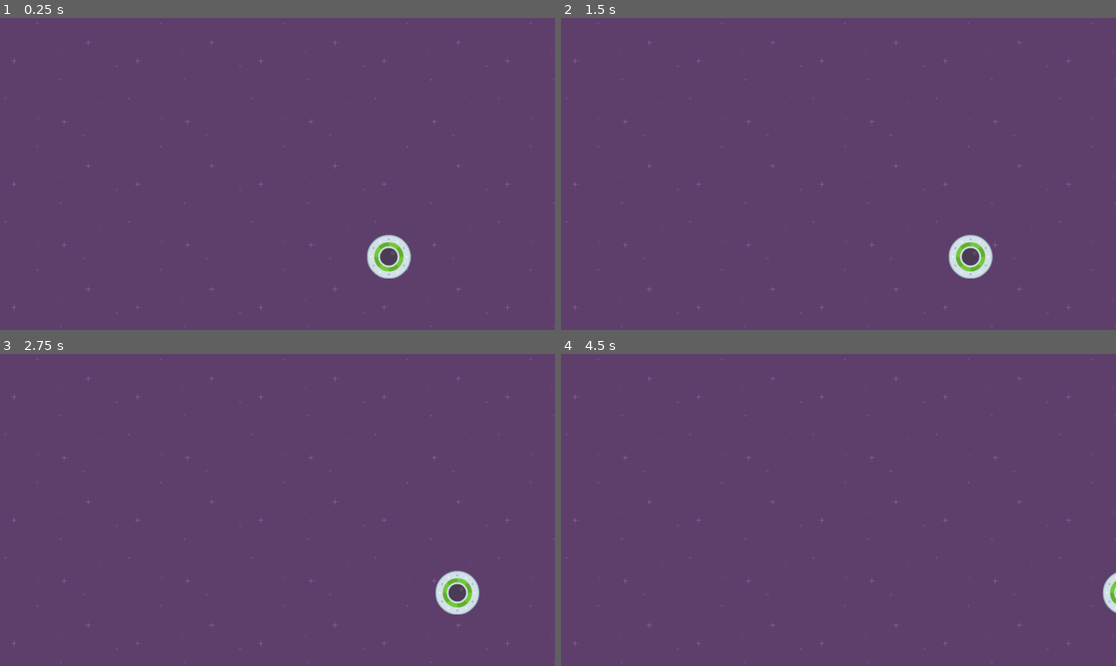
Above: before the commit, frames 1-4 (two rows, left to right).
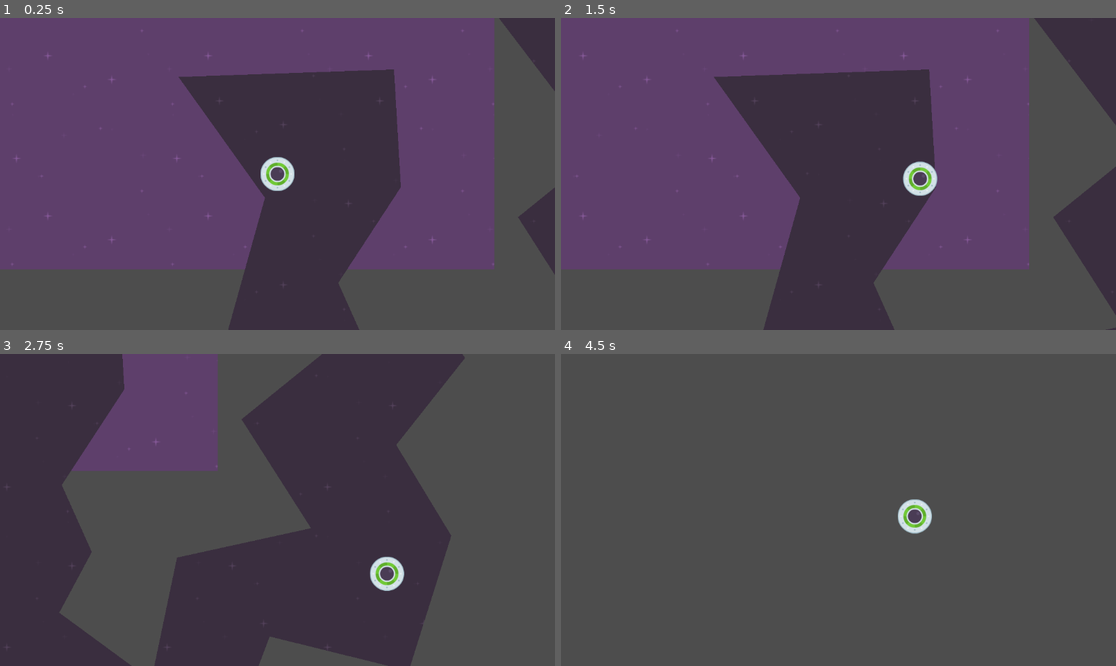
Above: after the commit, the same moments.

Repository: TommyVanAcker/speedy-saucer
Game: Godot game, scene res://level_1.tscn
Two runs of this game, one before a commit and one after it. Both use one fixed random seed, a clock stepped at 60 frames per second and the inputs below.
Inputs:
- Up to frame 1 (0.25 s): no input
- Up to frame 2 (1.5 s): hold Right (move_right, bound only after the commit) 0.53-1.28 s; hold Down (move_down, bound only after the commit) from 1.28 s (still down)
- Up to frame 3 (2.75 s): release Down (move_down, bound only after the commit) at 2.03 s; hold Right (move_right, bound only after the commit) from 2.03 s (still down)
- Up to frame 4 (4.5 s): release Right (move_right, bound only after the commit) at 2.78 s; hold Up (move_up, bound only after the commit) 2.78-3.53 s; hold Left (move_left, bound only after the commit) from 3.53 s (still down)

The runs differ from the first frame. In frame 1, 46% of the frame differs, in the area x 0-100%, y 0-100%; in frame 2, 50%; in frame 3, 92%; in frame 4, 100%.

Commit message:
player input and creating maze

Diff:
--- a/level_1.tscn
+++ b/level_1.tscn
@@ -1,8 +1,9 @@
-[gd_scene load_steps=4 format=3 uid="uid://dg1c57sot3wuh"]
+[gd_scene load_steps=5 format=3 uid="uid://dg1c57sot3wuh"]
 
 [ext_resource type="Texture2D" uid="uid://bix68jg1lap8e" path="res://assets/purple.png" id="1_3hls8"]
 [ext_resource type="Script" uid="uid://culnuh87qksu0" path="res://level.gd" id="1_hn12h"]
 [ext_resource type="PackedScene" uid="uid://264sehgeawem" path="res://player.tscn" id="2_hbghi"]
+[ext_resource type="PackedScene" uid="uid://w0mg5vxgn6py" path="res://maze.tscn" id="4_ihfcg"]
 
 [node name="Level1" type="Node2D"]
 script = ExtResource("1_hn12h")
@@ -16,3 +17,7 @@
 
 [node name="Player" parent="." instance=ExtResource("2_hbghi")]
 position = Vector2(806, 496)
+
+[node name="maze" parent="." instance=ExtResource("4_ihfcg")]
+z_index = -50
+position = Vector2(786, 584)
--- /dev/null
+++ b/maze.tscn
@@ -0,0 +1,13 @@
+[gd_scene load_steps=2 format=3 uid="uid://w0mg5vxgn6py"]
+
+[ext_resource type="Texture2D" uid="uid://wq77ldnjh5yy" path="res://assets/darkPurple.png" id="1_dj01w"]
+
+[node name="Maze" type="Area2D"]
+
+[node name="CollisionPolygon2D" type="CollisionPolygon2D" parent="."]
+polygon = PackedVector2Array(-138, -243, 0, -50, -65, 183, -128, 281, 73, 435, 334, 633, 449, 328, 671, 383, 739, 167, 651, 22, 761, -117, 592, -362, 819, -458, 577, -622, 176, -650, -189, -521, -32, -367, 263, -508, 502, -460, 334, -389, 535, -125, 404, -19, 515, 155, 301, 202, 260, 398, 113, 290, 165, 193, 117, 86, 217, -67, 206, -255)
+
+[node name="Polygon2D" type="Polygon2D" parent="."]
+texture_repeat = 2
+texture = ExtResource("1_dj01w")
+polygon = PackedVector2Array(-138, -243, 0, -50, -65, 183, -128, 281, 73, 435, 334, 633, 449, 328, 671, 383, 739, 167, 651, 22, 761, -117, 592, -362, 819, -458, 577, -622, 176, -650, -189, -521, -32, -367, 263, -508, 502, -460, 334, -389, 535, -125, 404, -19, 515, 155, 301, 202, 260, 398, 113, 290, 165, 193, 117, 86, 217, -67, 206, -255)
--- a/player.gd
+++ b/player.gd
@@ -6,4 +6,12 @@
 	pass
 
 func _physics_process(delta: float) -> void:
-	apply_force(Vector2(2500,0) * delta)
+	var force = 25000
+	if Input.is_action_pressed("move_right"):
+		apply_force(Vector2(force,0) * delta)
+	if Input.is_action_pressed("move_left"):
+		apply_force(Vector2(-force,0) * delta)
+	if Input.is_action_pressed("move_up"):
+		apply_force(Vector2(0,-force) * delta)
+	if Input.is_action_pressed("move_down"):
+		apply_force(Vector2(0,force) * delta)
--- a/player.tscn
+++ b/player.tscn
@@ -4,14 +4,21 @@
 [ext_resource type="Script" uid="uid://d3us1fdp5gc17" path="res://player.gd" id="1_onrkg"]
 
 [sub_resource type="CircleShape2D" id="CircleShape2D_4flbx"]
-radius = 45.2
+radius = 27.073973
 
 [node name="Player" type="RigidBody2D"]
 gravity_scale = 0.0
 script = ExtResource("1_onrkg")
 
 [node name="Sprite2D" type="Sprite2D" parent="."]
+scale = Vector2(0.6, 0.6)
 texture = ExtResource("1_4flbx")
 
 [node name="CollisionShape2D" type="CollisionShape2D" parent="."]
 shape = SubResource("CircleShape2D_4flbx")
+
+[node name="Camera2D" type="Camera2D" parent="."]
+zoom = Vector2(1.3, 1.3)
+position_smoothing_enabled = true
+drag_horizontal_enabled = true
+drag_vertical_enabled = true
--- a/project.godot
+++ b/project.godot
@@ -14,3 +14,30 @@
 run/main_scene="uid://dg1c57sot3wuh"
 config/features=PackedStringArray("4.5", "Forward Plus")
 config/icon="res://icon.svg"
+
+[input]
+
+move_right={
+"deadzone": 0.2,
+"events": [Object(InputEventKey,"resource_local_to_scene":false,"resource_name":"","device":-1,"window_id":0,"alt_pressed":false,"shift_pressed":false,"ctrl_pressed":false,"meta_pressed":false,"pressed":false,"keycode":0,"physical_keycode":4194321,"key_label":0,"unicode":0,"location":0,"echo":false,"script":null)
+, Object(InputEventKey,"resource_local_to_scene":false,"resource_name":"","device":-1,"window_id":0,"alt_pressed":false,"shift_pressed":false,"ctrl_pressed":false,"meta_pressed":false,"pressed":false,"keycode":0,"physical_keycode":68,"key_label":0,"unicode":100,"location":0,"echo":false,"script":null)
+]
+}
+move_left={
+"deadzone": 0.2,
+"events": [Object(InputEventKey,"resource_local_to_scene":false,"resource_name":"","device":-1,"window_id":0,"alt_pressed":false,"shift_pressed":false,"ctrl_pressed":false,"meta_pressed":false,"pressed":false,"keycode":0,"physical_keycode":4194319,"key_label":0,"unicode":0,"location":0,"echo":false,"script":null)
+, Object(InputEventKey,"resource_local_to_scene":false,"resource_name":"","device":-1,"window_id":0,"alt_pressed":false,"shift_pressed":false,"ctrl_pressed":false,"meta_pressed":false,"pressed":false,"keycode":0,"physical_keycode":65,"key_label":0,"unicode":113,"location":0,"echo":false,"script":null)
+]
+}
+move_up={
+"deadzone": 0.2,
+"events": [Object(InputEventKey,"resource_local_to_scene":false,"resource_name":"","device":-1,"window_id":0,"alt_pressed":false,"shift_pressed":false,"ctrl_pressed":false,"meta_pressed":false,"pressed":false,"keycode":0,"physical_keycode":4194320,"key_label":0,"unicode":0,"location":0,"echo":false,"script":null)
+, Object(InputEventKey,"resource_local_to_scene":false,"resource_name":"","device":-1,"window_id":0,"alt_pressed":false,"shift_pressed":false,"ctrl_pressed":false,"meta_pressed":false,"pressed":false,"keycode":0,"physical_keycode":87,"key_label":0,"unicode":122,"location":0,"echo":false,"script":null)
+]
+}
+move_down={
+"deadzone": 0.2,
+"events": [Object(InputEventKey,"resource_local_to_scene":false,"resource_name":"","device":-1,"window_id":0,"alt_pressed":false,"shift_pressed":false,"ctrl_pressed":false,"meta_pressed":false,"pressed":false,"keycode":0,"physical_keycode":4194322,"key_label":0,"unicode":0,"location":0,"echo":false,"script":null)
+, Object(InputEventKey,"resource_local_to_scene":false,"resource_name":"","device":-1,"window_id":0,"alt_pressed":false,"shift_pressed":false,"ctrl_pressed":false,"meta_pressed":false,"pressed":false,"keycode":0,"physical_keycode":83,"key_label":0,"unicode":115,"location":0,"echo":false,"script":null)
+]
+}
